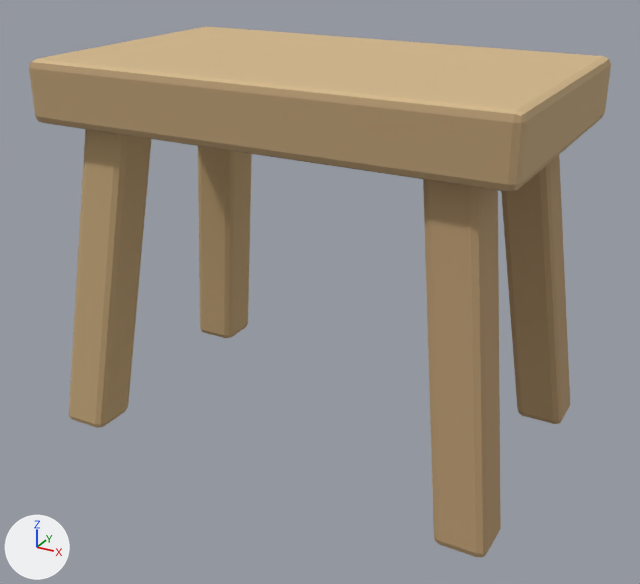
What one commit did to the glTF model assets/items/workbench_t1/model.glb.
Before and after are seen from a 50 mm lens placed at (0.947, -1.733, 1.208), pointed at (0.014, -0.037, 0.361). The lights are fixed; the arrows at lower left show +X, +Y and +Z. The older version comes first. Vertices at exactly the same position are counted once.

In view in the first picture: 'workbench_t1'.
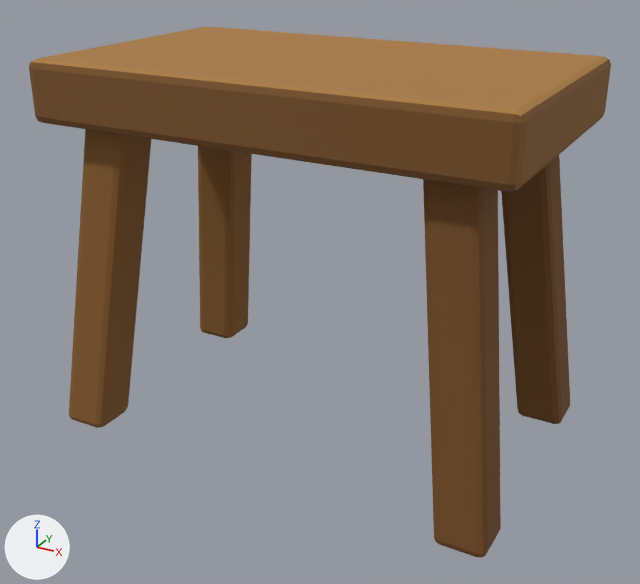
What differs and where, as boxes [x1, y1, x2, y2] in the pictures (640 x 584 px):
part 1 of me_workbench_t1, recoloured (darker)
    both: [29, 26, 611, 557]

The change, as a diff of the scene's bpy script:
```diff
--- a/assets/items/workbench_t1/model.glb.py
+++ b/assets/items/workbench_t1/model.glb.py
@@ me_workbench_t1 @@
 me_workbench_t1.from_pydata(...)  # 280 vertices, 540 faces; spans x -0.556..0.556, y -0.341..0.341, z 0.0..0.9
 # used by ob_workbench_t1; location = (0.0, 0.0, 0.0)
+# me_workbench_t1 part 1: 540 faces centred in x -0.555..0.555, y -0.34..0.34, z 0.0..0.9 are repainted in the vertex colours; the middle colour goes from brown #bda075 to brown #835829
 me_workbench_t1.materials.append(mat_workbench_wood)
```
